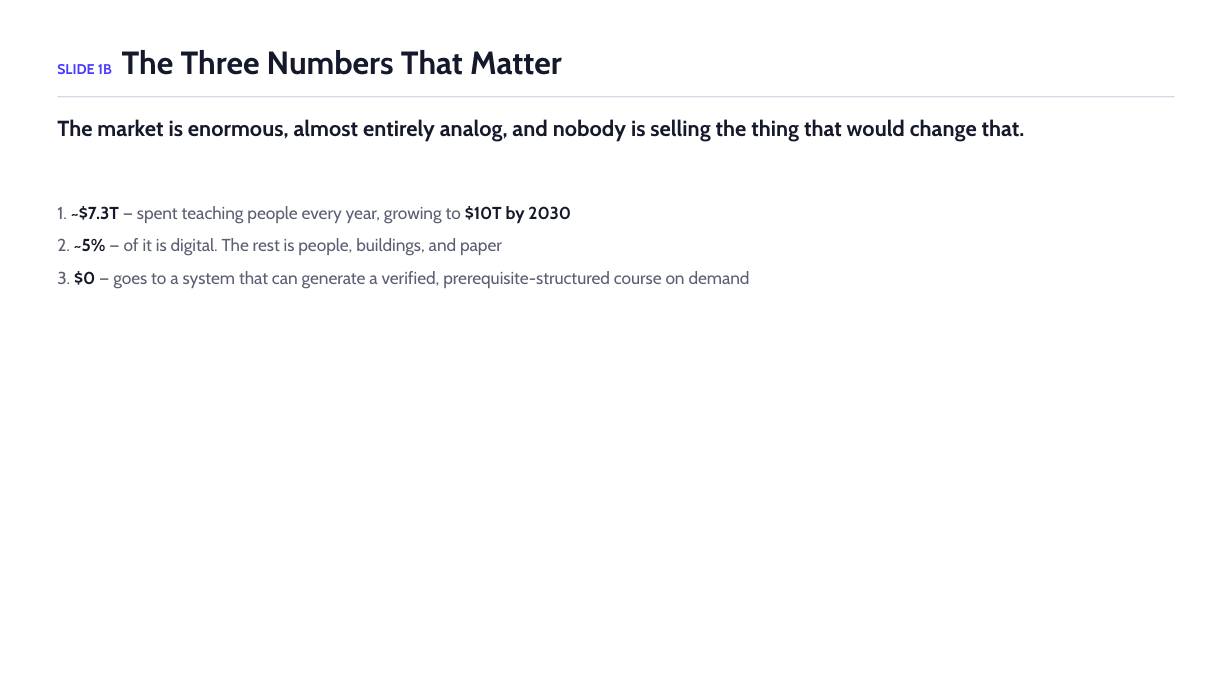
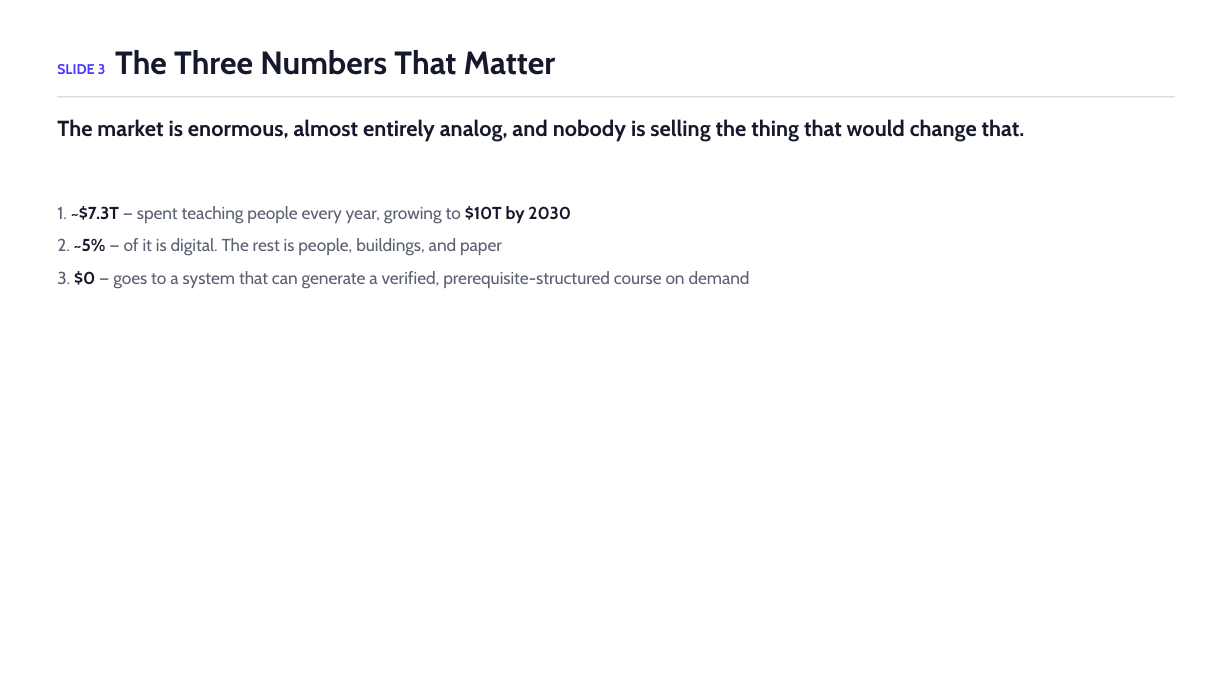
Before and after one commit to ChuckIrvine/qlaudia, a slide deck: slide 3 of pitch_deck/qlaudia_pitch_deck.pptx. Drawn at 1232x693 pixels with LibreOffice and Linux fonts; fonts in the diff are those of the drawing. Boxes give left, top, right and bottom in pixels: in the first picture for what was removed or moved away, otherwise in the second. Text is boxed around its words. In the diff, an @@ line names an element or a change of style, - is before the commit and + after.

```diff
--- a/pitch_deck/qlaudia_pitch_deck.pptx
+++ b/pitch_deck/qlaudia_pitch_deck.pptx
@@ text at [57,50,556,75]: text changed @@
-SLIDE 1B The Three Numbers That Matter
+SLIDE 3 The Three Numbers That Matter
```
Also in this commit, not shown: 16 other slides changed, 6 slides added, 3 slides removed, 3 other files.
